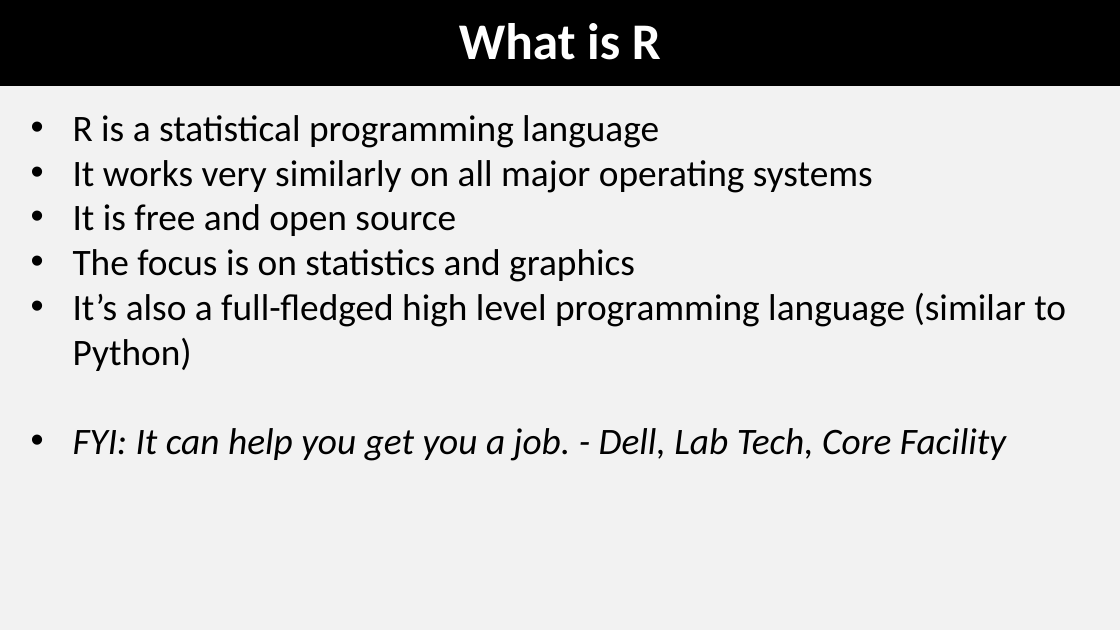
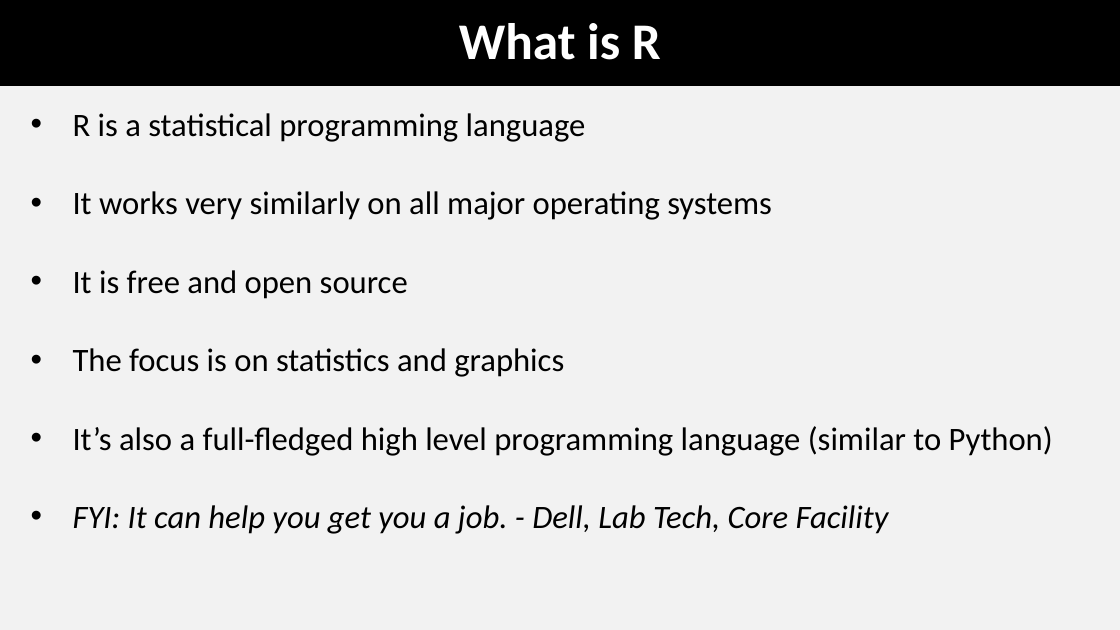
Before and after one commit to coleoguy/coleoguy.github.io, a slide deck: slide 12 of teaching/expdes/lec1.pptx. Drawn at 1120x630 pixels with LibreOffice and Linux fonts; fonts in the diff are those of the drawing. Boxes give left, top, right and bottom in pixels: in the first picture for what was removed or moved away, otherwise in the second. Text is boxed around its words. In the diff, an @@ line names an element or a change of style, - is before the commit and + after.

```diff
--- a/teaching/expdes/lec1.pptx
+++ b/teaching/expdes/lec1.pptx
@@ text "R is a statistical programming ..." at [73, 113, 1053, 534]: size 32 to 28 pt @@
```
Also in this commit, not shown: 6 other slides changed, 21 other files.
